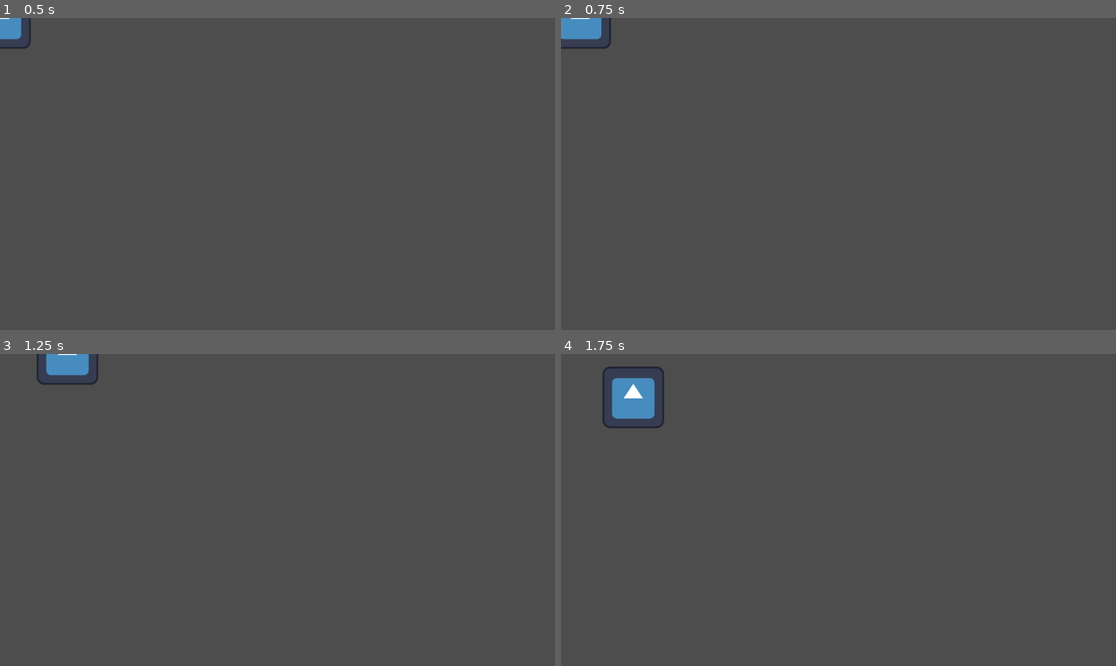
Above: before the commit, frames 1-4 (two rows, left to right).
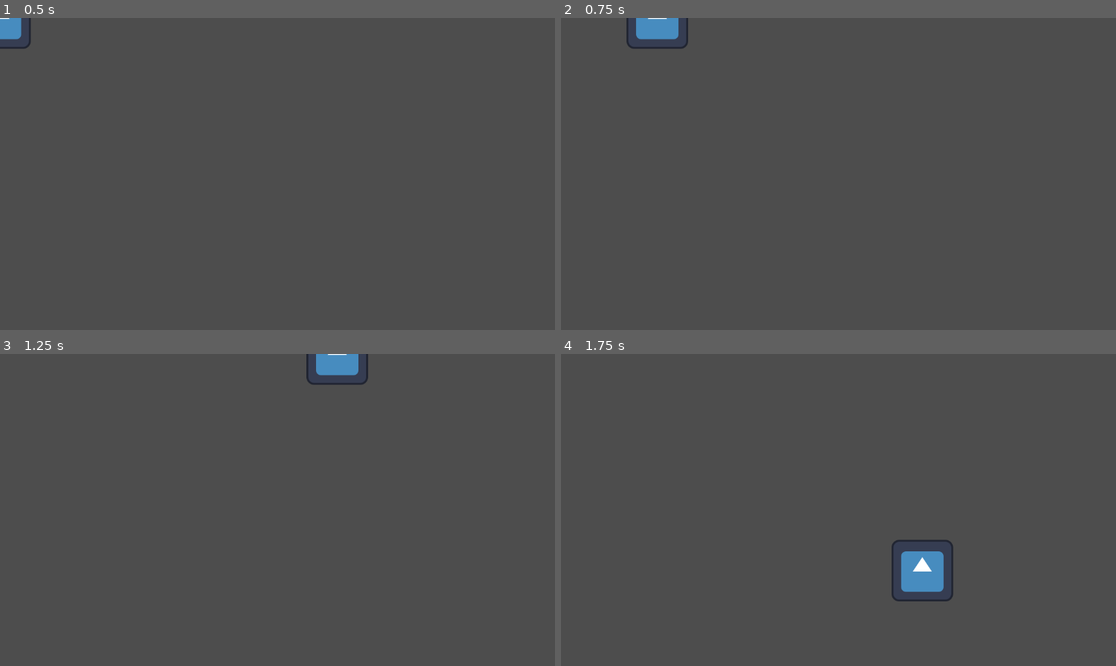
Above: after the commit, the same moments.

Repository: Chet-afk/Shop-Sim
Game: Godot game, scene res://Entities/Player/Player.tscn
Same seed, same stepped clock (60 frames per second), same inputs: the game is played once before the commit and once after it. The engine's default icon, where the game draws it, is replaced by a stand-in: a white triangle on a blue panel in a dark square.
Inputs:
- Up to frame 1 (0.5 s): no input
- Up to frame 2 (0.75 s): tap Enter at 0.5 s; hold D (Right) from 0.53 s (still down)
- Up to frame 3 (1.25 s): keep holding D (Right)
- Up to frame 4 (1.75 s): release D (Right) at 1.28 s; hold S (Down) from 1.28 s (still down)

Frame 1 is identical in both runs. In frame 2, 1.2% of the frame differs, in the area x 0-23%, y 0-10%; in frame 3, 1.3%; in frame 4, 2.6%, in the area x 7-71%, y 4-80%.

Commit message:
Circular movement

Diff:
--- a/Entities/Player/Player.tscn
+++ b/Entities/Player/Player.tscn
@@ -11,6 +11,7 @@
 
 [node name="Player" type="CharacterBody2D"]
 script = ExtResource("1_an6q6")
+speed = 1000
 
 [node name="Sprite2D" type="Sprite2D" parent="."]
 texture = ExtResource("2_vweq0")
--- a/Entities/Player/States/Moving.gd
+++ b/Entities/Player/States/Moving.gd
@@ -1,18 +1,7 @@
 extends PlayerState
 
 func _handle_frame(delta: float) -> PlayerState:
-	if Input.is_action_pressed("Down"):
-		print("DOWN")
-		parent.velocity = Vector2.DOWN * parent.speed
-	elif Input.is_action_pressed("Up"):
-		print("Up")
-		parent.velocity = Vector2.UP * parent.speed
-	elif Input.is_action_pressed("Left"):
-		print("Left")
-		parent.velocity = Vector2.LEFT * parent.speed
-	elif Input.is_action_pressed("Right"):
-		print("Right")
-		parent.velocity = Vector2.RIGHT * parent.speed
+	parent.velocity = Input.get_vector("Left","Right","Up","Down") * parent.speed
 	parent.move_and_slide()
 
 	if not Input.is_anything_pressed():
--- a/Entities/Player/States/PlayerStateMachine.gd
+++ b/Entities/Player/States/PlayerStateMachine.gd
@@ -9,7 +9,6 @@
 		self.move_to_state(potentialState)
 
 func _process(delta: float) -> void:
-	print(curState.name)
 	var potentialState = curState._handle_frame(delta)
 
 	# Non null state means to change state
